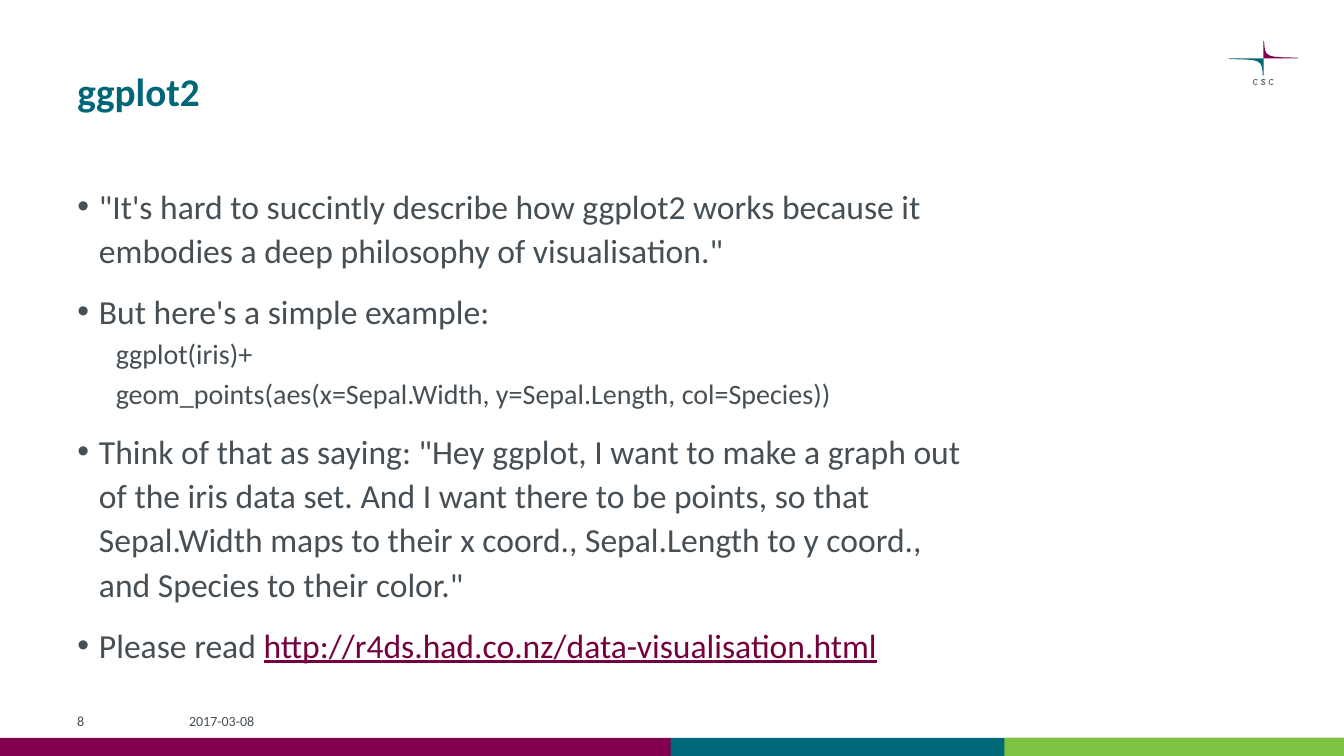
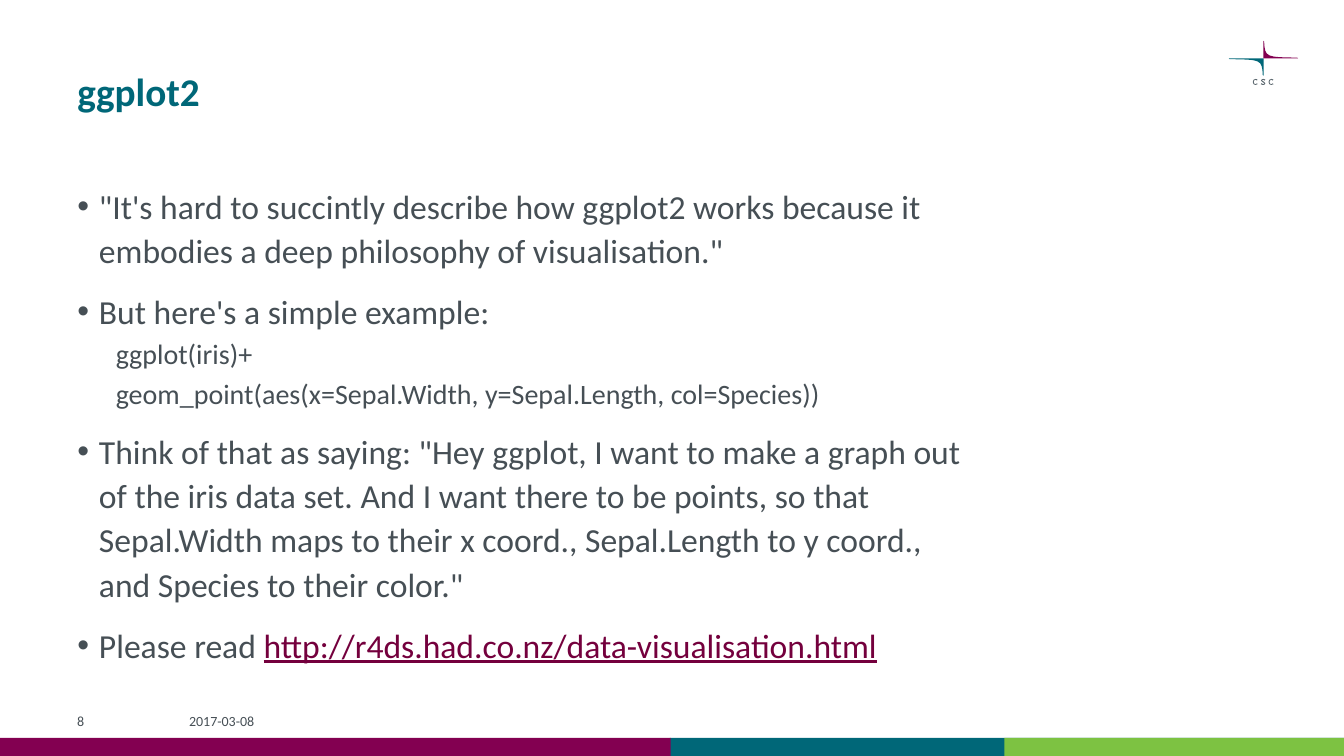
Before and after one commit to csc-training/wrangling-with-R, a slide deck: slide 8 of wrangling_with_r.pptx. Drawn at 1344x756 pixels with LibreOffice and Linux fonts; fonts in the diff are those of the drawing. Boxes give left, top, right and bottom in pixels: in the first picture for what was removed or moved away, otherwise in the second. Text is boxed around its words. In the diff, an @@ line names an element or a change of style, - is before the commit and + after.

Commit message:
corrected a typo in ggplot code

```diff
--- a/wrangling_with_r.pptx
+++ b/wrangling_with_r.pptx
@@ text at bbox=[116, 383, 820, 409]: text changed @@
-  geom_points(aes(x=Sepal.Width, y=Sepal.Length, col=Species))
+  geom_point(aes(x=Sepal.Width, y=Sepal.Length, col=Species))
```
